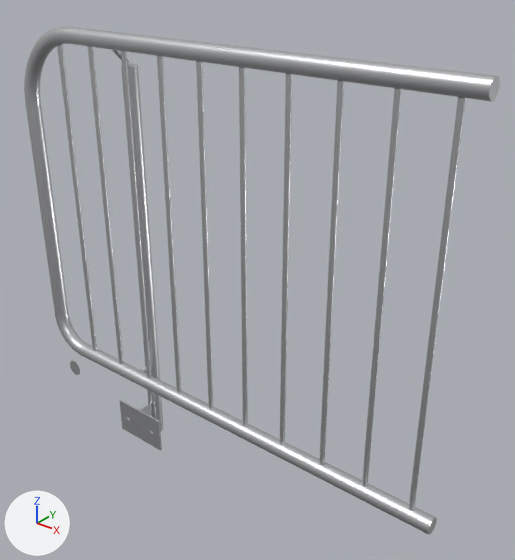
The glTF model public/katalog/modelle/gelaender-ende-rechts.gltf as it was, and as the next commit left it.
Both versions are drawn from a 50 mm camera at (1.015, -1.115, 1.312) aimed at (0.069, 0.067, 0.579). The axes (+X, +Y, +Z) are drawn at lower left. The lights are the same throughout. The first picture is the older version. Vertices at exactly the same position are counted once.

Names of what the first picture shows: 'SK0001_Geländer-Ende_rechts.001'.
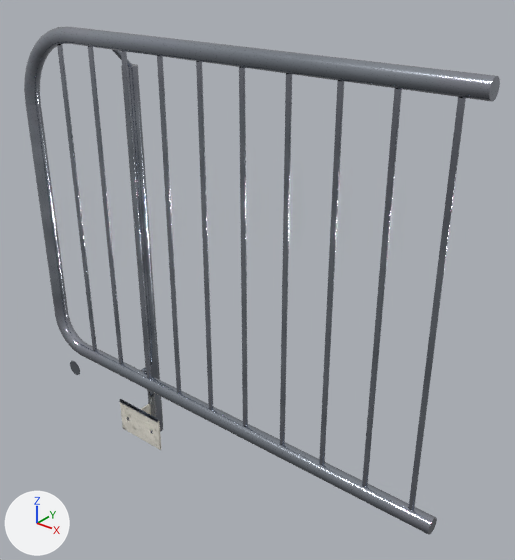
Patch to the scene script:
```diff
--- a/public/katalog/modelle/gelaender-ende-rechts.gltf.py
+++ b/public/katalog/modelle/gelaender-ende-rechts.gltf.py
@@ img_gelaender_ende_rechts_farbe @@
+img_gelaender_ende_rechts_farbe = load_image('gelaender-ende-rechts_farbe', 'texturen/gelaender-ende-rechts_farbe.jpg', 2048, 2048, 'sRGB')
@@ img_gelaender_ende_rechts_normal @@
+img_gelaender_ende_rechts_normal = load_image('gelaender-ende-rechts_normal', 'texturen/gelaender-ende-rechts_normal.jpg', 2048, 2048, 'Non-Color')
@@ mat_stahl_web_044 @@
+mat_stahl_web_044 = bpy.data.materials.new('Stahl_web.044')
+# uses the picture img_gelaender_ende_rechts_farbe
+# uses the picture img_gelaender_ende_rechts_normal
@@ mat_beton_web_056 @@
+mat_beton_web_056 = bpy.data.materials.new('Beton_web.056')
+# uses the picture img_gelaender_ende_rechts_farbe
+# uses the picture img_gelaender_ende_rechts_normal
@@ me_sk0001_geländer_ende_rechts_001 @@
 # used by ob_sk0001_geländer_ende_rechts_001; location = (0.0, 0.0, 0.0)
-me_sk0001_geländer_ende_rechts_001.from_pydata(...)  # 1934 vertices, 3908 faces; spans x -0.608..0.608, y -0.051..0.051, z 0.0..1.12
+me_sk0001_geländer_ende_rechts_001.from_pydata(...)  # 2101 vertices, 4314 faces; spans x -0.608..0.608, y -0.051..0.051, z 0.0..1.12
+# me_sk0001_geländer_ende_rechts_001 part 1: 4 vertices moved from x -0.362..-0.202, y -0.032..-0.027, z 0.0 to x -0.36..-0.205, y -0.032..-0.027, z 0.003; 12 vertices removed from x -0.362..-0.202, y -0.032..0.013, z 0.0..0.1; 179 vertices added at x -0.362..-0.202, y -0.036..0.013, z 0.0..0.104
+# me_sk0001_geländer_ende_rechts_001 part 2: 3600 faces spanning x -0.608..0.608, y -0.051..0.051, z 0.0..1.12 switch from mat_stahl (white #e1e2e5) to mat_stahl_web_044
+# me_sk0001_geländer_ende_rechts_001 part 3: 234 faces spanning x -0.36..-0.205, y -0.032..0.051, z 0.0..0.056 switch from mat_stahl (white #e1e2e5) to mat_beton_web_056
```

Boxes (x1, y1, x2, y2) around the edits, measured in the pictures (515 x 560 px):
part 1 of me_sk0001_geländer_ende_rechts_001, built on: before (119, 400, 162, 451); after (119, 399, 161, 450)
part 2 of me_sk0001_geländer_ende_rechts_001, recoloured (darker): (24, 27, 500, 535) in both
part 3 of me_sk0001_geländer_ende_rechts_001, recoloured (white to grey): (123, 418, 159, 449) in both
